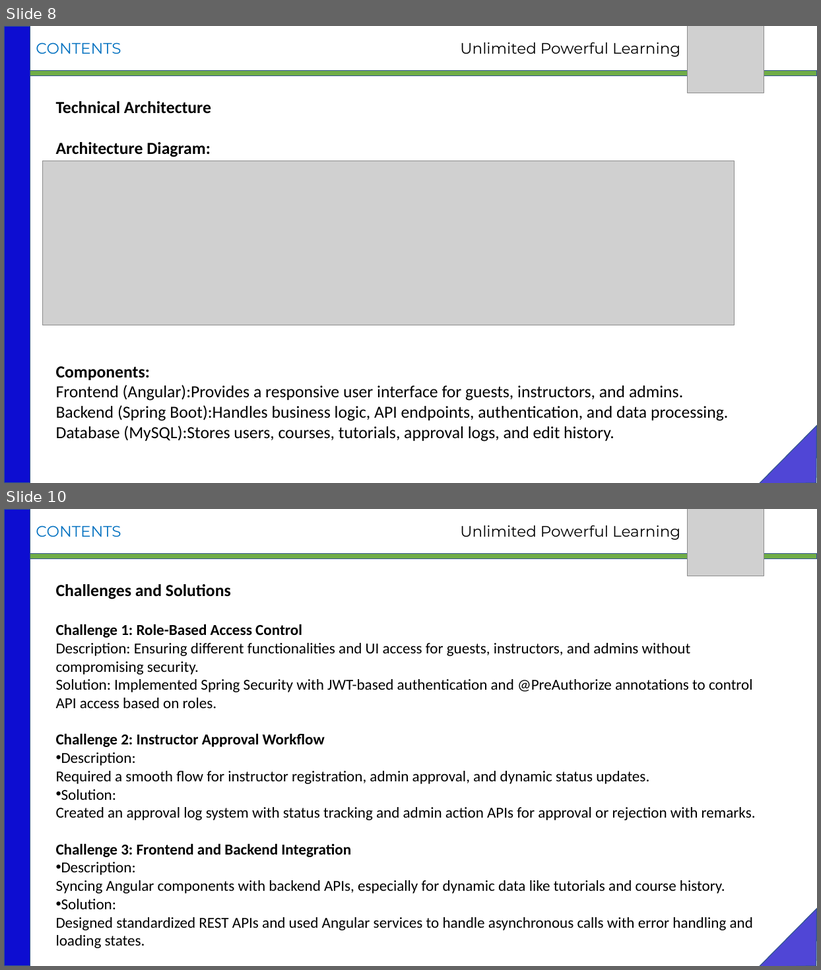
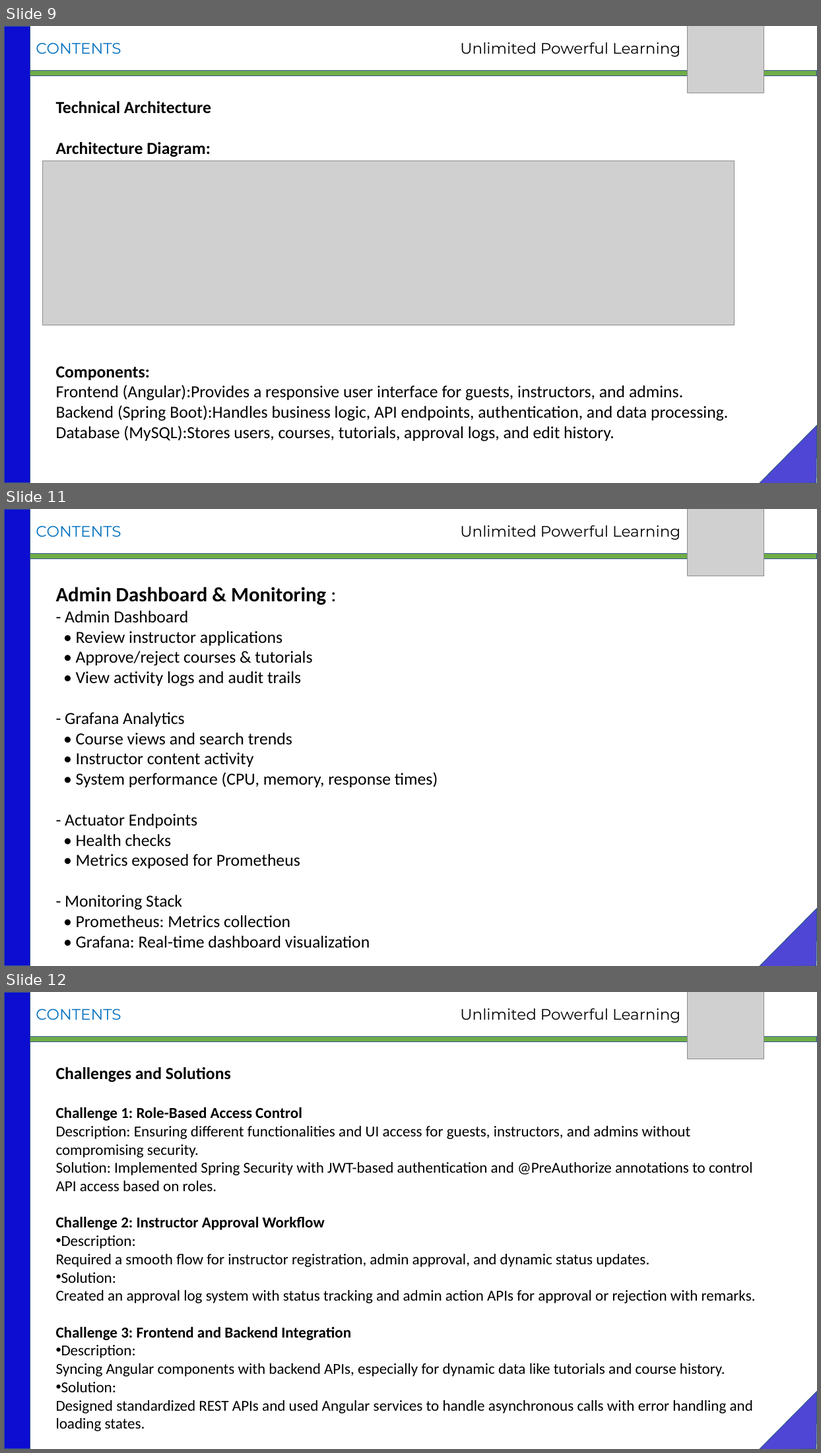
Before and after one commit to MaryPriyanga/springboot-angular-tutorial-app, a slide deck: UPL_TUTORIAL.pptx. Shown one above the other, each under a label of ours: slides 8 and 10 before the commit, slides 9, 11 and 12 after it; the slides between them are not shown. The pictures are 821x970 and 821x1453 pixels, drawn with LibreOffice and Linux fonts; fonts in the diff are those of the drawing; grey boxes stand for pictures. Boxes give left, top, right and bottom in pixels: in the first picture for what was removed or moved away, otherwise in the second. Text is boxed around its words. In the diff, an @@ line names an element or a change of style, - is before the commit and + after.

```diff
--- a/UPL_TUTORIAL.pptx
+++ b/UPL_TUTORIAL.pptx
@@ slide 11 added at (4, 509, 817, 966), background #FFFFFF @@
@@ rectangle added at (4, 509, 30, 966), fill #0D0DD1, outline #325491 1 pt @@
@@ text added at (36, 525, 121, 537), 18 pt, text #0070C0 @@
+CONTENTS
@@ text added at (460, 525, 680, 540), 18 pt, text #000000 @@
+Unlimited Powerful Learning
@@ picture added at (688, 509, 765, 576) @@
@@ rectangle added at (30, 553, 817, 559), fill #70AD47, outline #325491 1 pt @@
@@ text added at (56, 587, 438, 949), 20 pt, text #000000 @@
+Admin Dashboard & Monitoring :
+- Admin Dashboard
+• Review instructor applications
+• Approve/reject courses & tutorials
+• View activity logs and audit trails
+- Grafana Analytics
+• Course views and search trends
+• Instructor content activity
+• System performance (CPU, memory, response times)
+- Actuator Endpoints
+• Health checks
+• Metrics exposed for Prometheus
+- Monitoring Stack
+• Prometheus: Metrics collection
+• Grafana: Real-time dashboard visualization
@@ triangle added at (759, 909, 817, 966), fill #5046D6, outline #325491 1 pt @@
@@ what was slide 8 is now slide 9 @@
@@ what was slide 10 is now slide 12 @@
```
Also in this commit, not shown: 4 slides changed, 1 other slide added, 16 other files.
